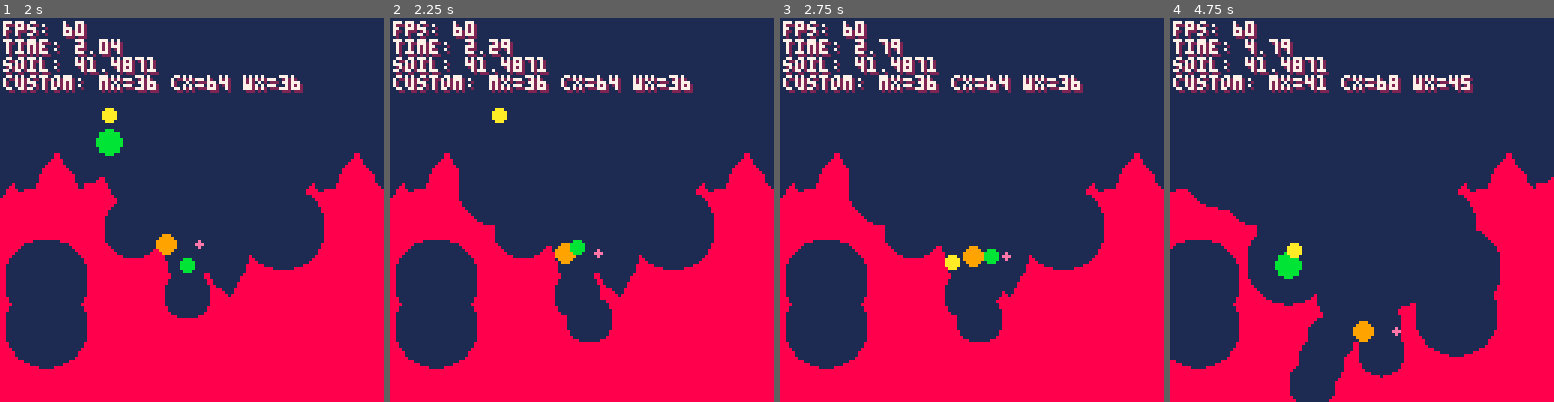
Above: before the commit, frames 1-4 (left to right).
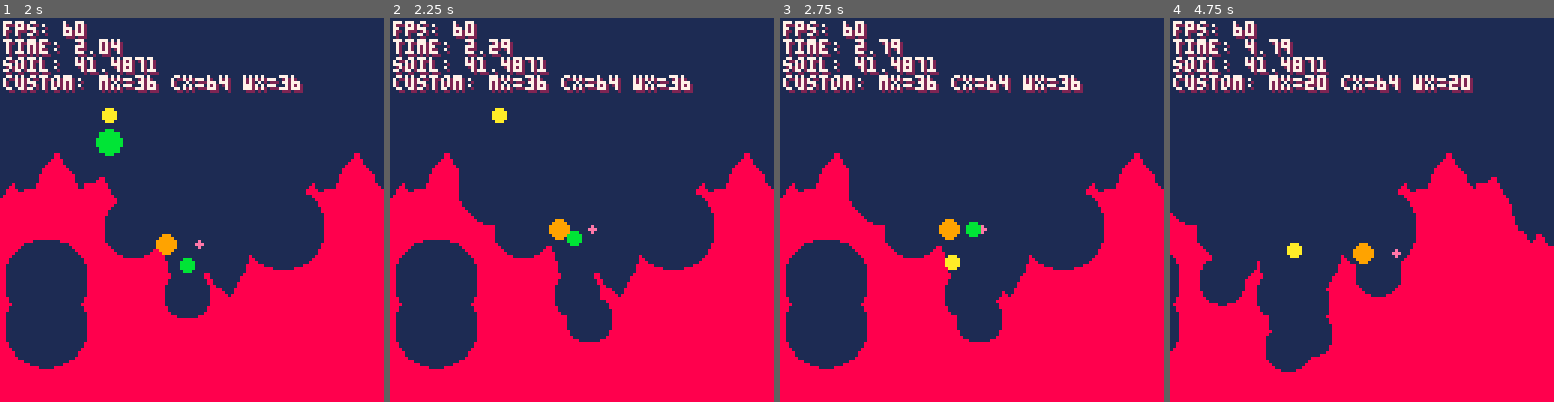
Above: after the commit, the same moments.

Repository: SelfDevTV/pixeltrench
Game: PICO-8 cartridge pixeltrench.p8
The game is run twice, just before and just after one commit, with the same random seed, the same clock (stepped at 60 frames per second) and the same inputs.
Inputs (mouse positions are in pixels of both pictures, inside the frame that each line leads up to):
- Up to frame 1 (2 s): tap X (X key) at 0.33, 1.07, 1.85 s; click (280, 121) at 0.67 s; tap O (Z key) at 0.7, 1.7 s; click (46, 267) at 1.22 s; hold Right from 1.6 s (still down); click (107, 114) at 1.77 s
- Up to frame 2 (2.25 s): release Right at 2.1 s; tap O (Z key) at 2.1 s; hold Up from 2.15 s (still down)
- Up to frame 3 (2.75 s): click (952, 259) at 2.32 s; release Up at 2.42 s; hold Right from 2.47 s (still down); tap O (Z key) at 2.5 s
- Up to frame 4 (4.75 s): click (1404, 106) at 2.87 s; tap O (Z key) every 0.4 s from 2.9 to 4.5 s; tap X (X key) at 2.97, 4.08 s; release Right at 3.03 s; hold Left 3.08-3.58 s; click (1465, 256) at 3.42 s; hold Down 3.63-3.97 s; click (1231, 102) at 3.97 s; hold Right 4.02-4.68 s; click (1292, 248) at 4.52 s; hold Up from 4.73 s (still down)

Frame 1 is identical in both runs. In frame 2, 0.7% of the frame differs, in the area x 41-56%, y 52-65%; in frame 3, 0.8%; in frame 4, 25%, in the area x 0-100%, y 14-100%.

Commit message:
Fix movement after steep slope collision

Diff:
--- a/pixeltrench.p8
+++ b/pixeltrench.p8
@@ -374,7 +374,8 @@
 end
 
 function is_grounded(c_worm)
-	return is_solid(c_worm.x, c_worm.y + c_worm.r + 1)
+        -- sample a circle slightly below the worm to detect ground under any part
+        return circle_collides(c_worm.x, c_worm.y + 1, c_worm.r)
 end
 
 function try_move(c_worm, dx, dy)
@@ -394,6 +395,14 @@
                         end
                         if not climbed then
                                 c_worm.vx = 0
+                                -- ensure the worm stays grounded if blocked by a steep slope
+                                local drop = 0
+                                while drop < cfg.max_slope and not circle_collides(c_worm.x, c_worm.y + drop + 1, r) do
+                                        drop += 1
+                                end
+                                if drop > 0 and drop < cfg.max_slope and circle_collides(c_worm.x, c_worm.y + drop + 1, r) then
+                                        c_worm.y += drop
+                                end
                         end
                 else
                         c_worm.x = nx
